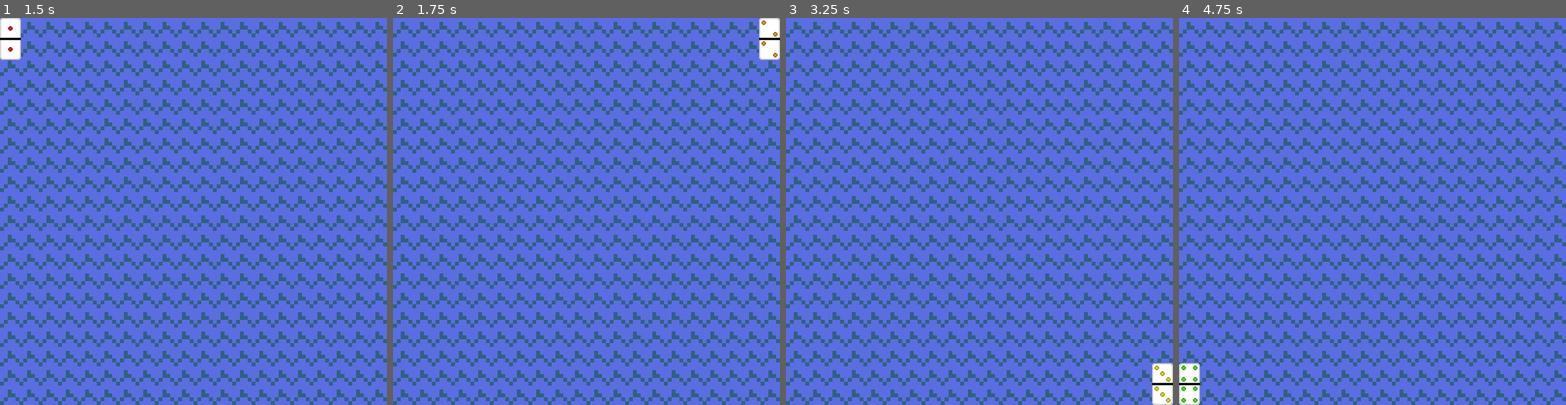
Above: before the commit, frames 1-4 (left to right).
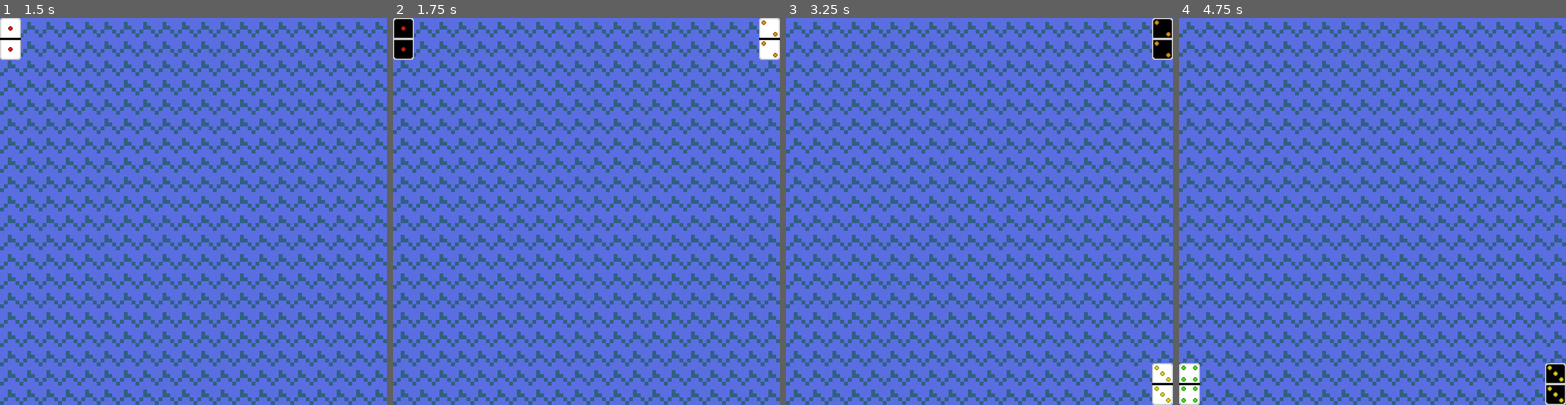
Above: after the commit, the same moments.

Repository: TH3-C0D3RS/Marauders
Game: Godot game, scene res://scenes/main.tscn
Same seed, same stepped clock (60 frames per second), same inputs: the game is played once before the commit and once after it.
Inputs:
- Up to frame 1 (1.5 s): tap Enter at 0.5 s; tap Space at 1.25 s
- Up to frame 2 (1.75 s): no input
- Up to frame 3 (3.25 s): tap Enter at 2 s; tap Space at 2.75 s
- Up to frame 4 (4.75 s): tap Enter at 3.5 s; tap Space at 4.25 s

Frame 1 is identical in both runs. In frame 2, 0.6% of the frame differs, in the area x 0-6%, y 0-11%; in frame 3, 0.6%; in frame 4, 0.6%.

Commit message:
Added enemy ships
added all assets,
made a test_enemy_ship node inside the main scene,
copied test_ship's script to test_enemy_ship's script and made changes to it.

Diff:
--- a/scenes/main.tscn
+++ b/scenes/main.tscn
@@ -1,8 +1,9 @@
-[gd_scene load_steps=4 format=3 uid="uid://cxty10p061qkd"]
+[gd_scene load_steps=5 format=3 uid="uid://cxty10p061qkd"]
 
 [ext_resource type="PackedScene" uid="uid://b5n15pl0kpoo2" path="res://scenes/board.tscn" id="1_0rrl8"]
 [ext_resource type="PackedScene" uid="uid://bdq7x6dr7pgce" path="res://scenes/domino.tscn" id="2_5xg7e"]
 [ext_resource type="Script" path="res://scripts/test_ship.gd" id="3_h7f41"]
+[ext_resource type="Script" path="res://scripts/test_enemy_ship.gd" id="4_3yj00"]
 
 [node name="Node" type="Node"]
 
@@ -11,3 +12,6 @@
 [node name="test_ship" parent="." instance=ExtResource("2_5xg7e")]
 position = Vector2(500, 472.5)
 script = ExtResource("3_h7f41")
+
+[node name="test_enemy_ship" parent="." instance=ExtResource("2_5xg7e")]
+script = ExtResource("4_3yj00")
--- /dev/null
+++ b/scripts/test_enemy_ship.gd
@@ -0,0 +1,41 @@
+extends Node2D
+
+var attack1 = load("res://assets/domino-sides-black/attack/1-attack.png")
+var attack2 = load("res://assets/domino-sides-black/attack/2-attack.png")
+var attack3 = load("res://assets/domino-sides-black/attack/3-attack.png")
+var attack4 = load("res://assets/domino-sides-black/attack/4-attack.png")
+var attack5 = load("res://assets/domino-sides-black/attack/5-attack.png")
+var defend1 = load("res://assets/domino-sides-black/defend/1-defend.png")
+var defend2 = load("res://assets/domino-sides-black/defend/2-defend.png")
+var defend3 = load("res://assets/domino-sides-black/defend/3-defend.png")
+var defend4 = load("res://assets/domino-sides-black/defend/4-defend.png")
+var defend5 = load("res://assets/domino-sides-black/defend/5-defend.png")
+
+
+func _ready():
+	await get_tree().create_timer(1.5).timeout
+
+	$attack.texture = attack1 # set the texture you want
+	$defend.texture = defend1
+	$".".position = Vector2(27, 27)
+	await get_tree().create_timer(1.5).timeout
+
+	$attack.texture = attack2 # set the texture you want
+	$defend.texture = defend2
+	$".".position = Vector2(973, 27)
+	await get_tree().create_timer(1.5).timeout
+
+	$attack.texture = attack3 # set the texture you want
+	$defend.texture = defend3
+	$".".position = Vector2(973, 919)
+	await get_tree().create_timer(1.5).timeout
+
+	$attack.texture = attack4 # set the texture you want
+	$defend.texture = defend4
+	$".".position = Vector2(27, 919)
+	await get_tree().create_timer(1.5).timeout
+
+	$attack.texture = attack5 # set the texture you want
+	$defend.texture = defend5
+	$".".position = Vector2(500, 472.5)
+	await get_tree().create_timer(1.5).timeout
Binary file added: assets/domino-sides-black/attack/1-attack.png
Not shown, added: assets/domino-sides-black/attack/1-attack.png.import
Binary file added: assets/domino-sides-black/attack/2-attack.png
Not shown, added: assets/domino-sides-black/attack/2-attack.png.import
Binary file added: assets/domino-sides-black/attack/3-attack.png
Not shown, added: assets/domino-sides-black/attack/3-attack.png.import
Binary file added: assets/domino-sides-black/attack/4-attack.png
Not shown, added: assets/domino-sides-black/attack/4-attack.png.import
Binary file added: assets/domino-sides-black/attack/5-attack.png
Not shown, added: assets/domino-sides-black/attack/5-attack.png.import
Binary file added: assets/domino-sides-black/attack/6-attack.png
Not shown, added: assets/domino-sides-black/attack/6-attack.png.import
(and 26 more such lines)
